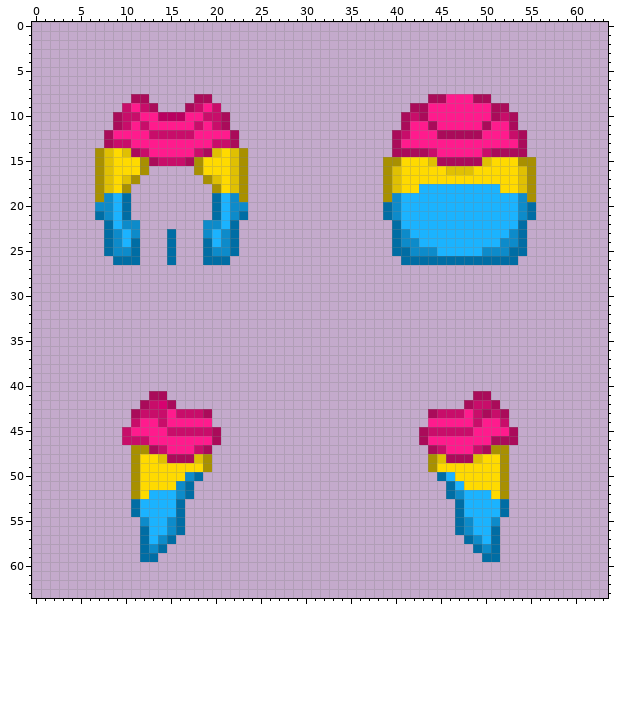
Two states of a pixel-art sprite, Resources/Textures/Clothing/Neck/Cloaks/pan.rsi/equipped-NECK.png. This is how it looked before the edit.
The file is 64x64 pixels.
After the commit:
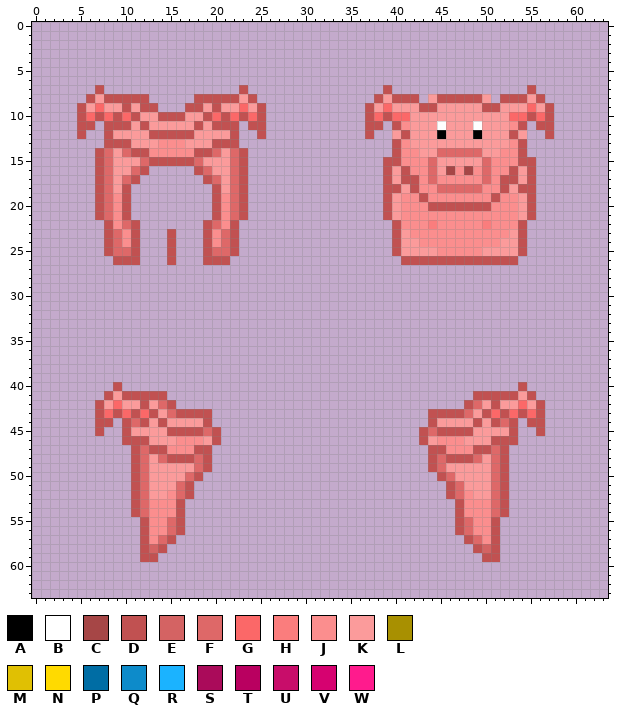
Palette (. is transparent): A #000000  B #ffffff  C #a64646  D #c15151  E #d46363  F #de6868  G #fb6868  H #fa7d7d  J #fb8e8e  K #fb9b9b  L #a89001  M #e0c003  N #ffda00  P #006da4  Q #0d8bca  R #1bb3ff  S #aa0b5a  T #b90060  U #c80d6a  V #d60270  W #ff1b8d
Changes in this commit:
Changed rows in their new state; - is an unchanged pixel.
first column x 5:
 7 --D---------------D---------------D---------------D--
 8 -DKDDDDD-----DDDDDKD-------------DKDDD-KDDDDDK-DDDKD-
 9 DKGKKDKDD---DDKDKKGKD-----------DKGKKKDDKKKKKDDKKKGKD
10 DGDGDGDKKDDDKKDGDGDGD-----------DGDGGKKKKKKKKKKKGGDGD
11 DD-DDDKDKKKKKDKDDD-DD-----------DD-DJKKKBKKKBKKKJD-DD
12 D--DKKKKDDDDDKKKKD--D-----------D--KDKKKAKKKAKKKDK--D
13 ---DDDKKKJJJKKKDDD-----------------DJKKKKKKKKKKKJD---
14 --DFKFDDJJJJJDDFKFD----------------DJJKKFFFFFKKJJD---
15 --DFKKKFDDDDDFKKKFD---------------DDJJJFKKKKKFJJJDD--
16 --DFKKFD-----DFKKFD---------------DKDJJFKCJCJFJJDKD--
17 --DFKFD-------DFKFD---------------DKDDJFJJJJJFJDDKD--
18 --DFKD---------DKFD---------------DDKDJJFFFFFJJDKDD--
19 --DFJD---------DJFD---------------DKJJDJJJJJJJDJJKD--
20 --DFJD---------DJFD---------------DKJJJDDDDDDDJJJKD--
21 --DFJD---------DJFD---------------DKJJJJJJJJJJJJJKD--
22 ---DJFD-------DFJD-----------------DJJJHJJJJJHJJJD---
23 ---DFJD---D---DJFD-----------------DKJJJJJJJJJJJKD---
24 ---DFJD---D---DJFD-----------------DKKJJJJJJJJJKKD---
25 ---DFFD---D---DFFD-----------------DKKKKJJJJJKKKKD---
26 ----DDD---D---DDD-------------------DDDDDDDDDDDDD----
first column x 7:
40 --D--------------------------------------------D--
41 -DKDDDDD----------------------------------DDDDDKD-
42 DKGKKDKFD--------------------------------DFKDKKGKD
43 DGDGDGDKFDDDD------------------------DDDDFKDGDGDGD
44 DD-DFDKDKKKKD------------------------DKKKKDKDFD-DD
45 D--DKKKKDDDDFD----------------------DFDDDDKKKKD--D
46 ---DDDKKKJJJKD----------------------DKJJJKKKDDD---
47 ----DFDDJJJDD------------------------DDJJJDDFD----
48 ----DFKFDDDFD------------------------DFDDDFKFD----
49 ----DFKKKKKFD------------------------DFKKKKKFD----
50 ----DFKKKKFD--------------------------DFKKKKFD----
51 ----DFKKKFD----------------------------DFKKKFD----
52 ----DFKKJFD----------------------------DFJKKFD----
53 ----DFJJJD------------------------------DJJJFD----
54 ----DFJJJD------------------------------DJJJFD----
55 -----DJJFD------------------------------DFJJD-----
56 -----DJJFD------------------------------DFJJD-----
57 -----DJFD--------------------------------DFJD-----
58 -----DED----------------------------------DED-----
59 -----DD------------------------------------DD-----
Boxes around the changes in both pictures, in picture pixels (x1, y1, x2, y2):
changed: (77, 85, 266, 265)
changed: (365, 85, 554, 265)
changed: (95, 382, 221, 562)
changed: (419, 382, 545, 562)
